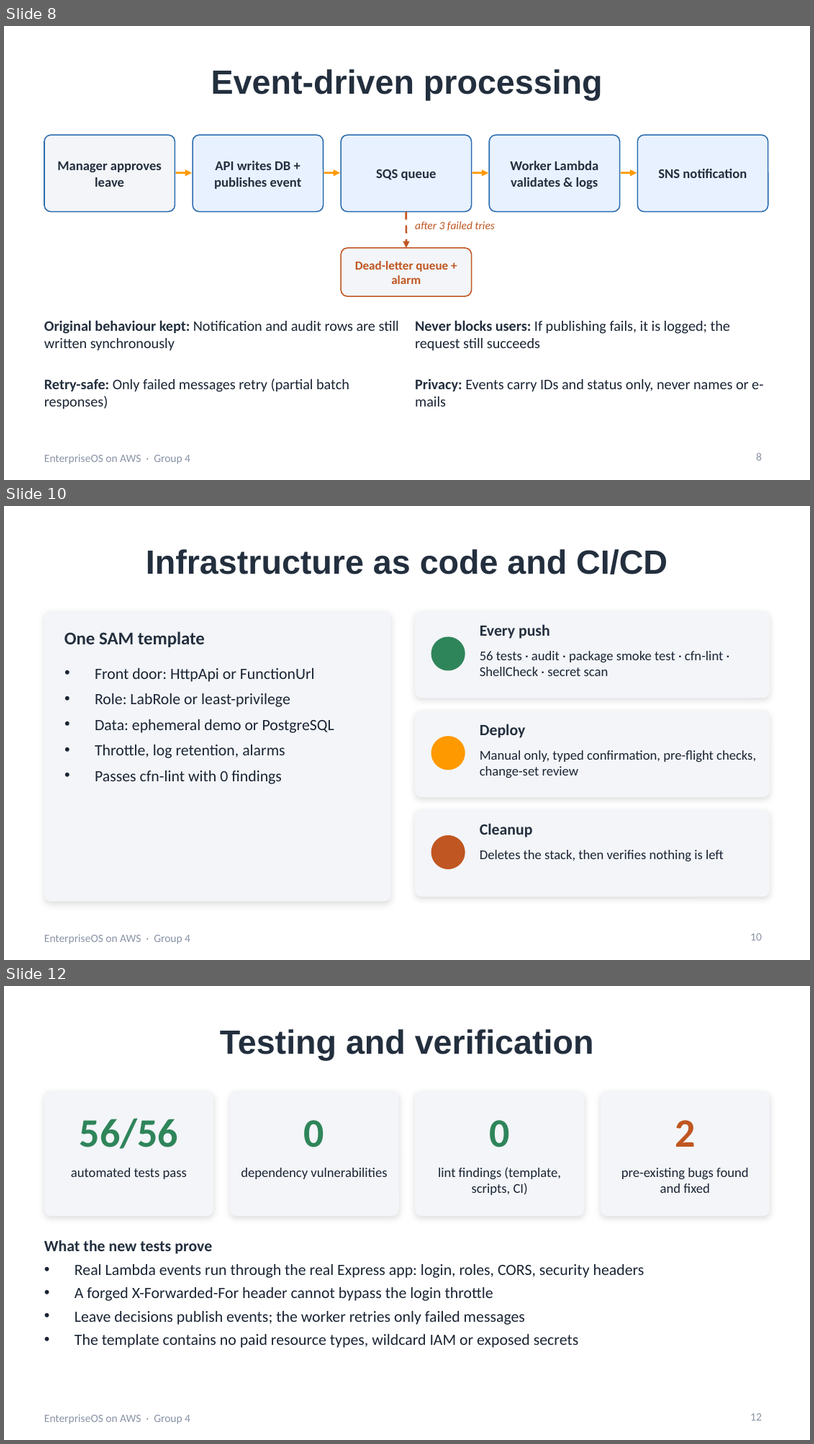
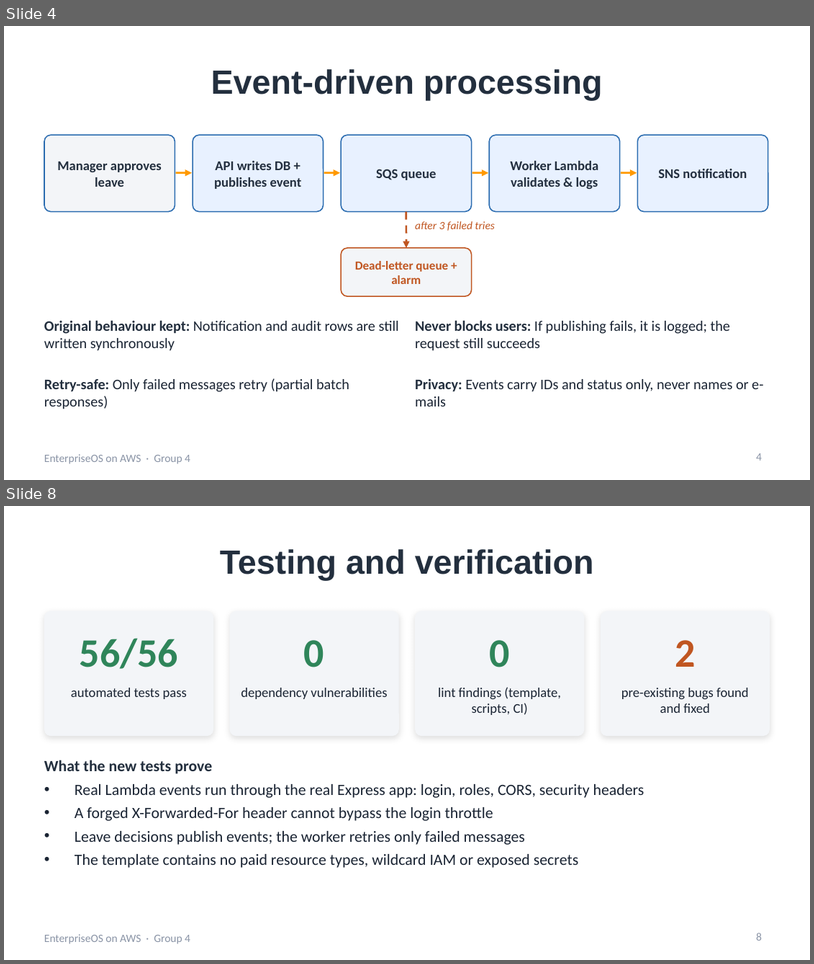
Before and after one commit to Ak7950/EnterpriseOS-AWS-Cloud, a slide deck: presentation/EnterpriseOS-AWS-Presentation.pptx. Shown one above the other, each under a label of ours: slides 8, 10 and 12 before the commit, slides 4 and 8 after it; the slides between them are not shown. The pictures are 814x1444 and 814x964 pixels, drawn with LibreOffice and Linux fonts; fonts in the diff are those of the drawing. Boxes give left, top, right and bottom in pixels: in the first picture for what was removed or moved away, otherwise in the second. Text is boxed around its words. In the diff, an @@ line names an element or a change of style, - is before the commit and + after.

```diff
--- a/presentation/EnterpriseOS-AWS-Presentation.pptx
+++ b/presentation/EnterpriseOS-AWS-Presentation.pptx
@@ slide 10 removed at [4,506,810,960], background #FFFFFF; not listed: 1 template element that a slide beside it also shows @@
@@ title removed at [146,549,668,574] @@
-Infrastructure as code and CI/CD
@@ rounded rectangle removed at [44,611,391,901] @@
@@ rounded rectangle removed at [415,611,770,698] @@
@@ text removed at [64,631,205,647] @@
-One SAM template
@@ text removed at [480,624,550,638] @@
-Every push
@@ ellipse removed at [432,636,466,670] @@
@@ text removed at [480,651,723,676] @@
-56 tests · audit · package smoke test · cfn-lint · ShellCheck · secret scan
@@ text removed at [95,668,334,784] @@
-• Front door: HttpApi or FunctionUrl
-• Role: LabRole or least-privilege
-• Data: ephemeral demo or PostgreSQL
-• Throttle, log retention, alarms
-• Passes cfn-lint with 0 findings
@@ rounded rectangle removed at [415,710,770,797] @@
@@ ellipse removed at [432,736,466,770] @@
@@ text removed at [480,723,526,738] @@
-Deploy
@@ text removed at [480,750,756,777] @@
-Manual only, typed confirmation, pre-flight checks, change-set review
@@ rounded rectangle removed at [415,809,770,896] @@
@@ text removed at [480,823,533,837] @@
-Cleanup
@@ ellipse removed at [432,835,466,869] @@
@@ text removed at [480,849,724,861] @@
-Deletes the stack, then verifies nothing is left
@@ page number removed at [751,933,762,940] @@
-10
@@ what was slide 8 is now slide 4 @@
@@ page number at [756,453,762,460]: text changed @@
-8
+4
@@ what was slide 12 is now slide 8 @@
@@ page number at [756,932,762,940]: text changed @@
-12
+8
```
Also in this commit, not shown: 4 slides changed, 1 slide added, 5 other slides removed, 15 other files.
